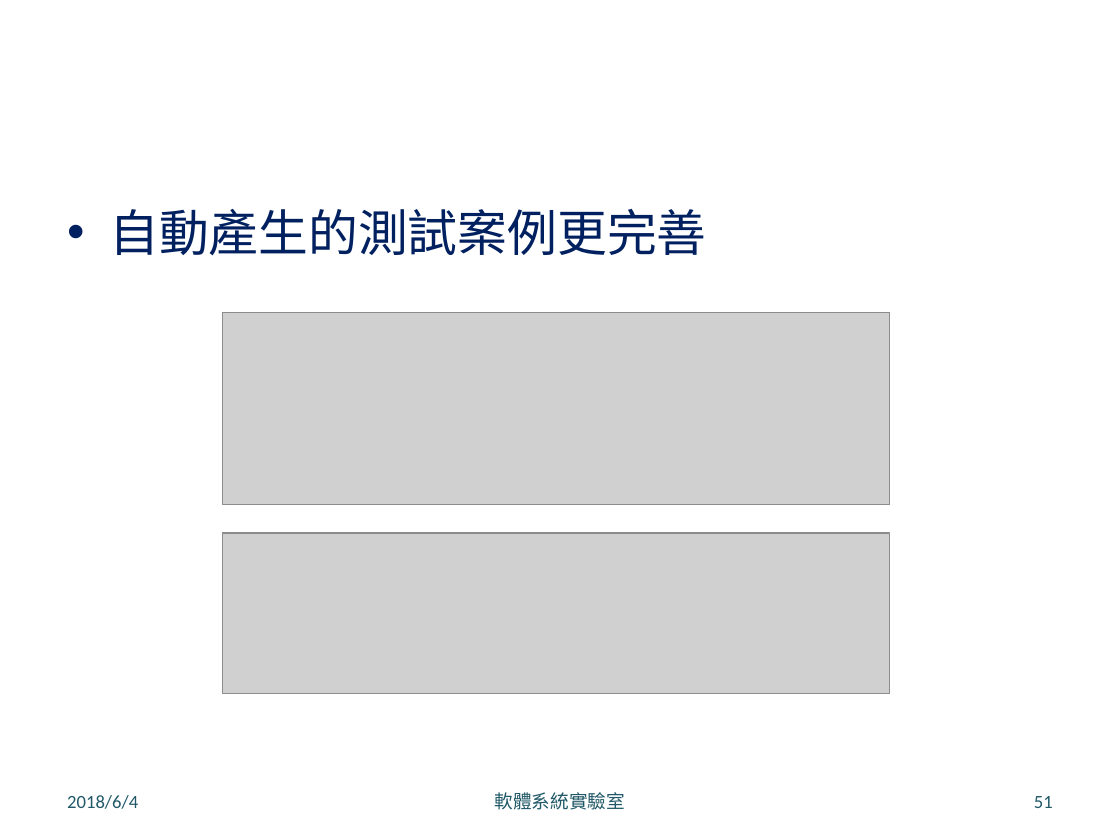
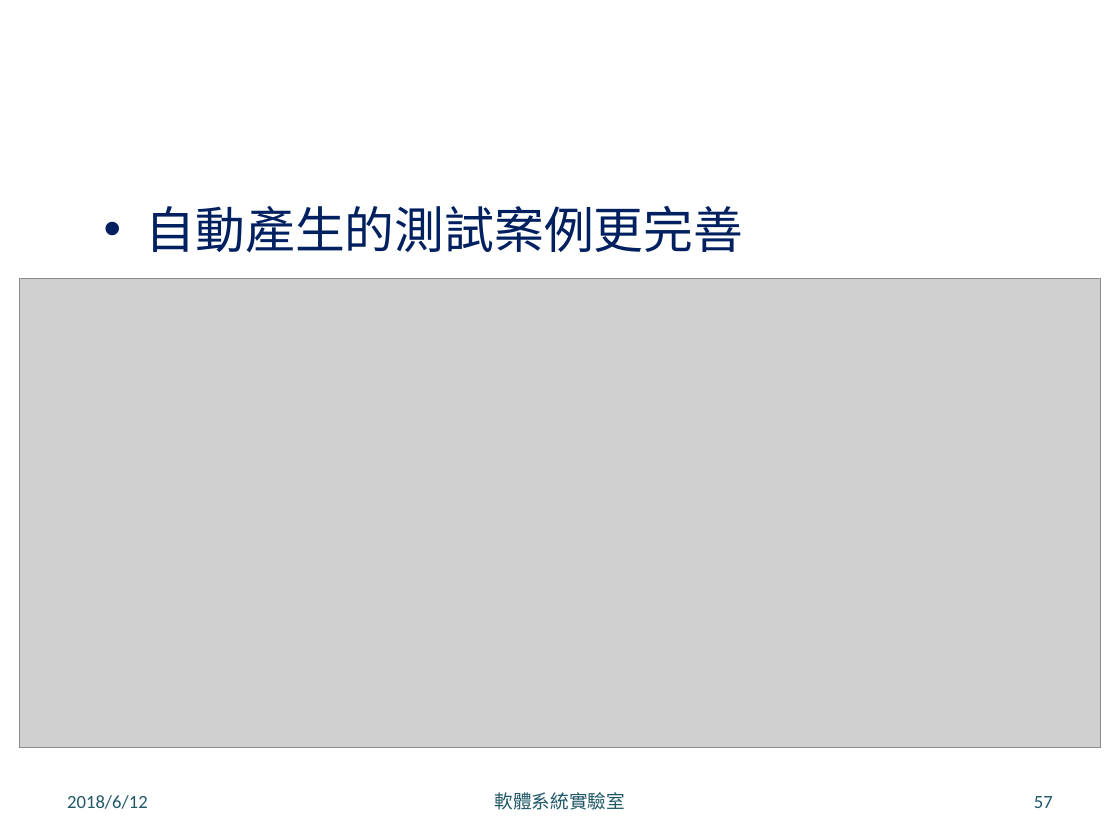
Before and after one commit to LeoLiu1209/Robusta-Thesis, a slide deck: slide 57 of 口試簡報 .pptx (slide 51 before the commit). Drawn at 1120x840 pixels with LibreOffice and Linux fonts; fonts in the diff are those of the drawing; grey boxes stand for pictures; background and template pictures are left out. Boxes give left, top, right and bottom in pixels: in the first picture for what was removed or moved away, otherwise in the second. Text is boxed around its words. In the diff, an @@ line names an element or a change of style, - is before the commit and + after.

```diff
--- a/口試簡報 .pptx
+++ b/口試簡報 .pptx
@@ text "自動產生的測試案例更完善": place and size @@
-text "自動產生的測試案例更完善" at <box>109,209,707,256</box>
+text "自動產生的測試案例更完善" at <box>146,206,744,253</box>
@@ picture added at <box>19,279,1101,747</box> @@
@@ picture removed at <box>223,312,890,505</box> @@
@@ picture removed at <box>223,533,890,693</box> @@
@@ text at <box>67,795,148,809</box>: text changed @@
-2018/6/4
+2018/6/12
@@ page number at <box>1034,796,1053,808</box>: text changed @@
-51
+57
```
Also in this commit, not shown: 23 other slides changed, 6 slides added, 7 other files.
